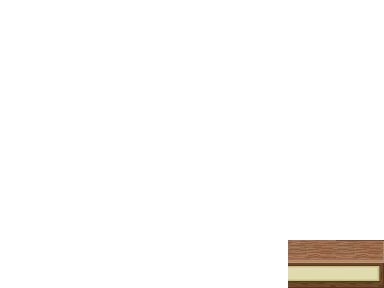
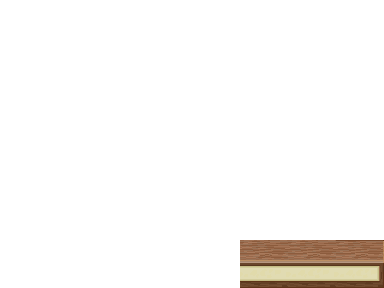
Layer changes from the first 384px x 288px image to the second:
pixels changed over [240, 240, 288, 288] (layer not identified)
